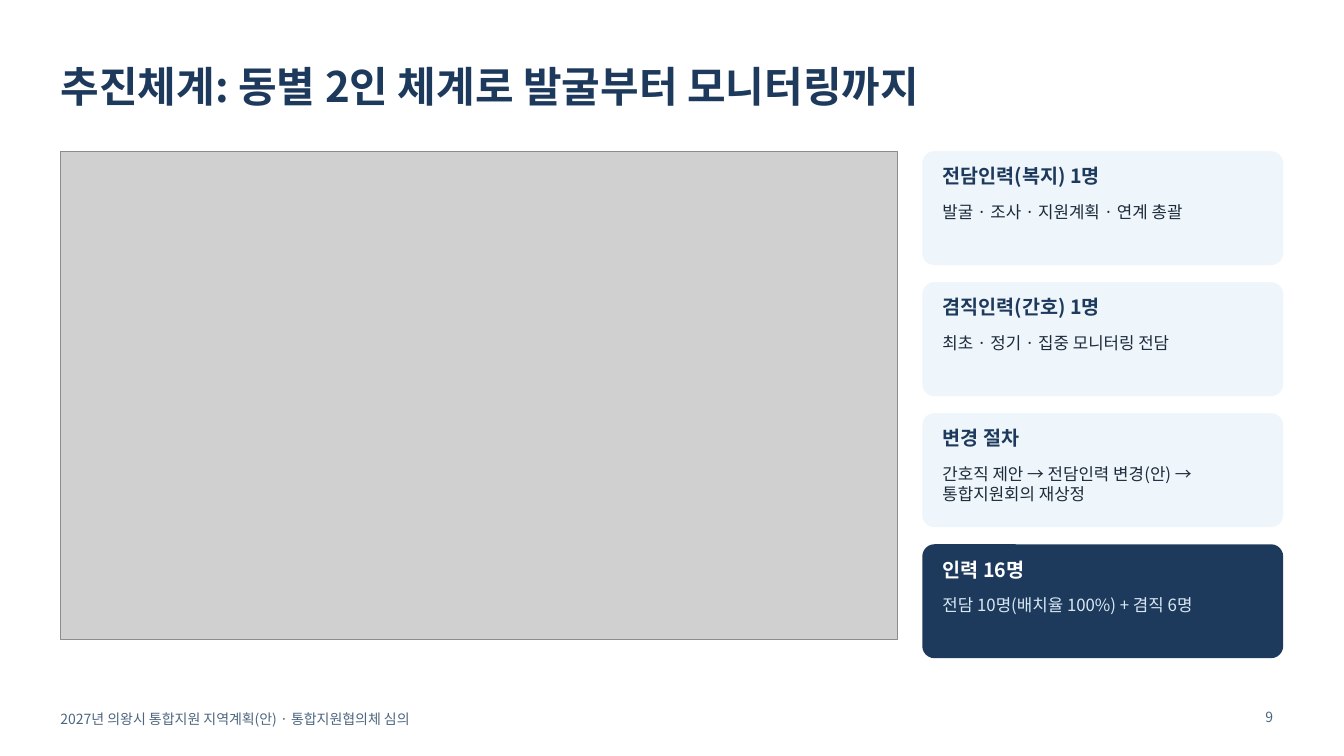
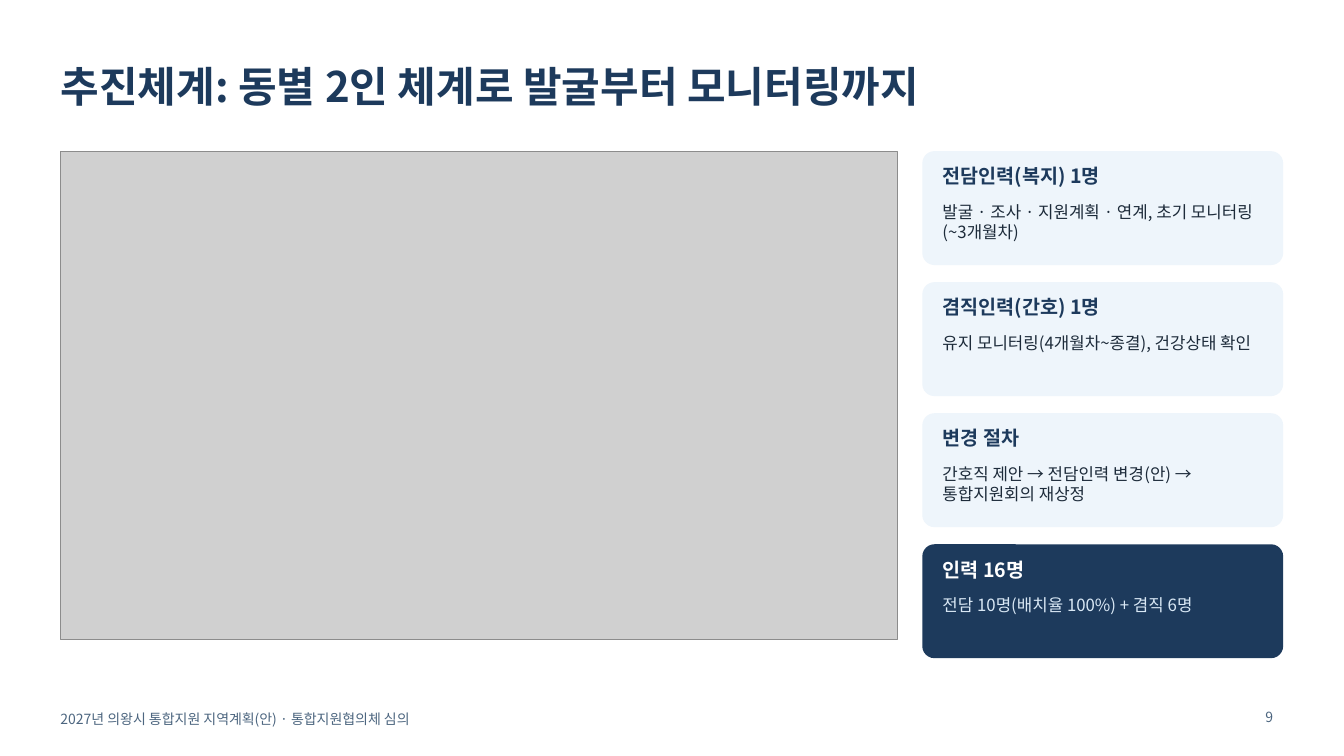
Before and after one commit to skys0430-creator/ssosso0430, a slide deck: slide 9 of docs/uiwang-2027-plan/files/2027_지역계획_협의체심의_발표자료.pptx. Drawn at 1344x756 pixels with LibreOffice and Linux fonts; fonts in the diff are those of the drawing; grey boxes stand for pictures. Boxes give left, top, right and bottom in pixels: in the first picture for what was removed or moved away, otherwise in the second. Text is boxed around its words. In the diff, an @@ line names an element or a change of style, - is before the commit and + after.

```diff
--- a/docs/uiwang-2027-plan/files/2027_지역계획_협의체심의_발표자료.pptx
+++ b/docs/uiwang-2027-plan/files/2027_지역계획_협의체심의_발표자료.pptx
@@ text at (942, 204, 1253, 241): text changed @@
-발굴 · 조사 · 지원계획 · 연계 총괄
+발굴 · 조사 · 지원계획 · 연계, 초기 모니터링(~3개월차)
@@ text at (942, 335, 1251, 352): text changed @@
-최초 · 정기 · 집중 모니터링 전담
+유지 모니터링(4개월차~종결), 건강상태 확인
```
Also in this commit, not shown: 1 other slide changed, 2 other files.
